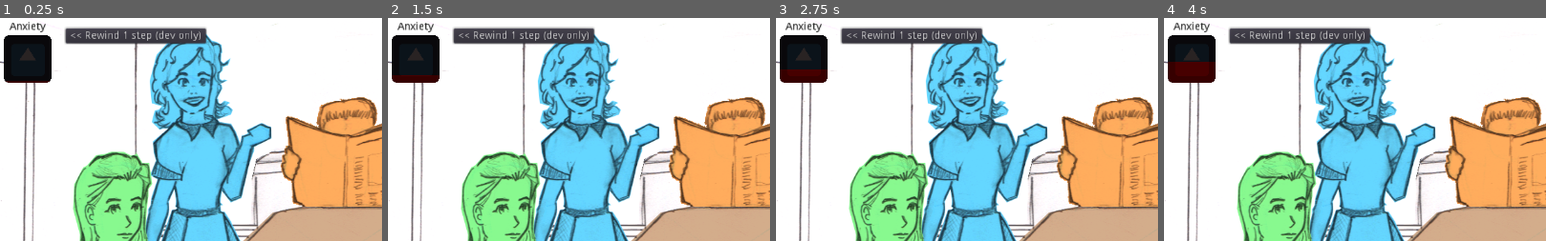
Above: before the commit, frames 1-4 (left to right).
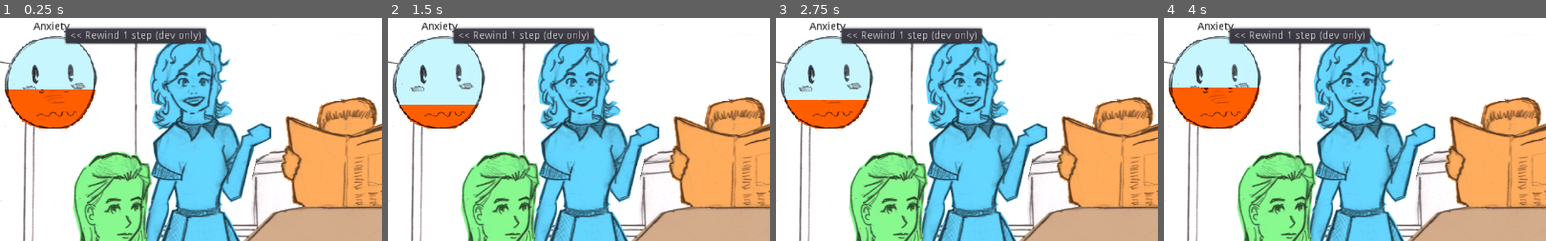
Above: after the commit, the same moments.

Repository: jordgubben/gw24-fam-andersson
Game: Godot game, scene res://FamilyDinner.tscn
The game is run twice, just before and just after one commit, with the same random seed, the same clock (stepped at 60 frames per second) and the same inputs. The engine's default icon, where the game draws it, is replaced by a stand-in: a white triangle on a blue panel in a dark square.
Inputs:
- Up to frame 1 (0.25 s): no input
- Up to frame 2 (1.5 s): click "Continue.." at 0.5 s; click "Continue.." at 1.25 s
- Up to frame 3 (2.75 s): click "It's great to finally meet my…" at 2 s
- Up to frame 4 (4 s): click "<< Rewind 1 step (dev only)" at 2.75 s; click "I've been so looking forward …" at 3.5 s
The pictures show only the part of the screen within x 0-50%, y 0-50%; the shares and areas given below are measured in that part.

The runs differ from the first frame. In frame 1, 9.0% of the frame differs, in the area x 1-26%, y 1-50%; in frame 2, 9.0%; in frame 3, 9.0%; in frame 4, 9.0%.

Commit message:
Give anxiety bar real graphics

Diff:
--- a/ui/AnxietyBar.tscn
+++ b/ui/AnxietyBar.tscn
@@ -1,7 +1,8 @@
-[gd_scene load_steps=3 format=2]
+[gd_scene load_steps=4 format=2]
 
-[ext_resource path="res://icon.png" type="Texture" id=1]
+[ext_resource path="res://ui/anxiety_bar_under.png" type="Texture" id=1]
 [ext_resource path="res://ui/AnxietyBar.gd" type="Script" id=2]
+[ext_resource path="res://ui/anxiety_bar_progress.png" type="Texture" id=3]
 
 [node name="AnxietyBar" type="VBoxContainer"]
 margin_left = 5.0
@@ -16,7 +17,7 @@
 }
 
 [node name="Label" type="Label" parent="."]
-margin_right = 64.0
+margin_right = 128.0
 margin_bottom = 14.0
 size_flags_horizontal = 3
 size_flags_vertical = 1
@@ -30,17 +31,18 @@
 
 [node name="progress" type="TextureProgress" parent="."]
 margin_top = 18.0
-margin_right = 64.0
-margin_bottom = 87.0
+margin_right = 128.0
+margin_bottom = 146.0
 size_flags_horizontal = 3
 size_flags_vertical = 3
 max_value = 5.0
 step = 0.0
+value = 2.5
 texture_under = ExtResource( 1 )
-texture_progress = ExtResource( 1 )
+texture_progress = ExtResource( 3 )
 fill_mode = 3
-tint_under = Color( 0.160784, 0.137255, 0.137255, 1 )
-tint_progress = Color( 1, 0, 0, 1 )
+tint_under = Color( 0.780392, 0.964706, 1, 1 )
+tint_progress = Color( 1, 0.366667, 0, 1 )
 __meta__ = {
 "_edit_use_anchors_": false
 }
Binary file added: ui/anxiety_bar_progress.png
Not shown, added: ui/anxiety_bar_progress.png.import
Binary file added: ui/anxiety_bar_under.png
Not shown, added: ui/anxiety_bar_under.png.import
